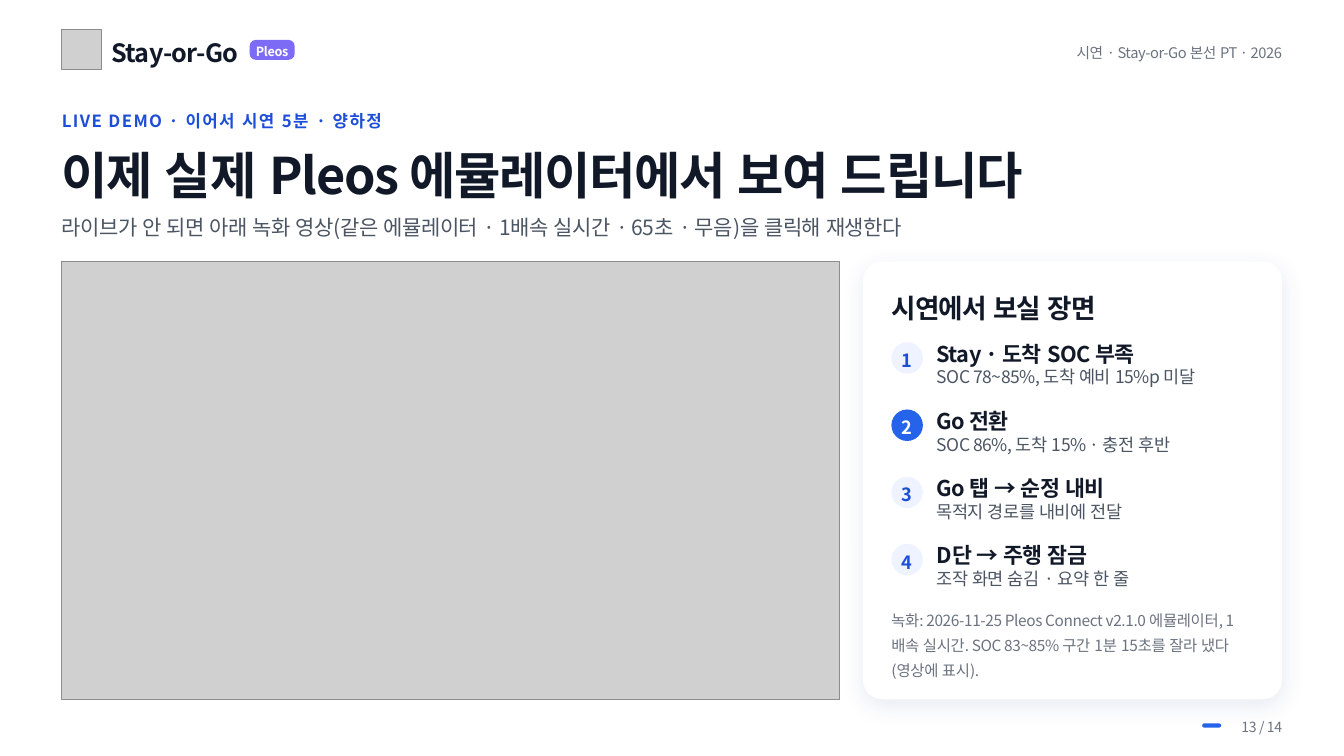
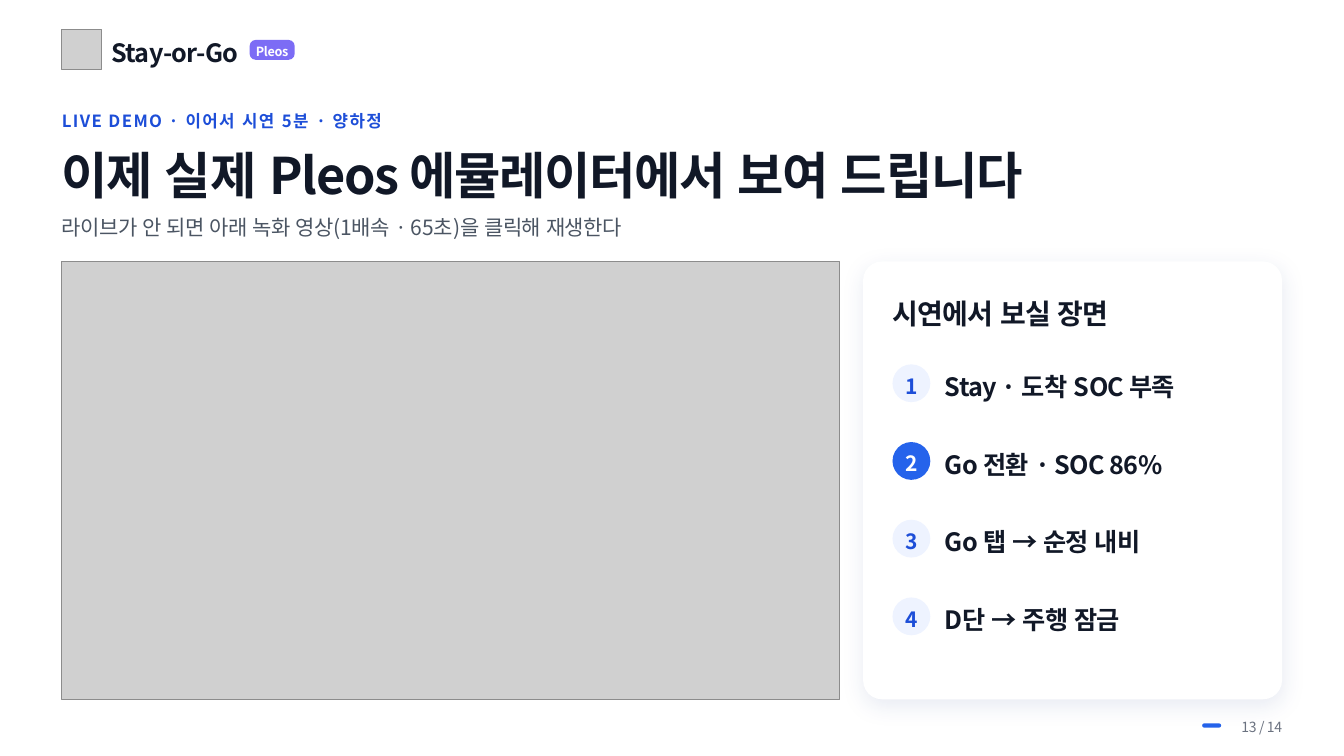
Before and after one commit to NL-Hackerton/Hyundai-Car-App-Challenge-2026, a slide deck: slide 13 of pt/대학생_김&양_Stay-or-Go.pptx. Drawn at 1344x756 pixels with LibreOffice and Linux fonts; fonts in the diff are those of the drawing; grey boxes stand for pictures; background and template pictures are left out. Boxes give left, top, right and bottom in pixels: in the first picture for what was removed or moved away, otherwise in the second. Text is boxed around its words. In the diff, an @@ line names an element or a change of style, - is before the commit and + after.

```diff
--- a/pt/대학생_김&양_Stay-or-Go.pptx
+++ b/pt/대학생_김&양_Stay-or-Go.pptx
@@ text removed at [1077, 46, 1282, 62] @@
-시연 · Stay-or-Go 본선 PT · 2026
@@ text at [62, 217, 622, 239]: text changed @@
-라이브가 안 되면 아래 녹화 영상(같은 에뮬레이터 · 1배속 실시간 · 65초 · 무음)을 클릭해 재생한다
+라이브가 안 되면 아래 녹화 영상(1배속 · 65초)을 클릭해 재생한다
@@ text "시연에서 보실 장면" at [892, 300, 1108, 327]: size 19 to 20 pt @@
@@ text "Stay · 도착 SOC 부족": place and size @@
-text "Stay · 도착 SOC 부족" at [937, 343, 1134, 367]
+text "Stay · 도착 SOC 부족" at [945, 374, 1175, 402]
@@ text "1": place and size @@
-text "1" at [902, 353, 913, 367]
+text "1" at [905, 378, 917, 394]
@@ rounded rectangle: place and size @@
-rounded rectangle at [891, 343, 923, 374]
+rounded rectangle at [892, 364, 931, 402]
@@ text removed at [937, 366, 1196, 387] @@
-SOC 78~85%, 도착 예비 15%p 미달
@@ text "2": place and size @@
-text "2" at [902, 420, 913, 434]
+text "2" at [905, 455, 917, 471]
@@ rounded rectangle: place and size @@
-rounded rectangle at [891, 409, 923, 441]
+rounded rectangle at [892, 443, 931, 481]
@@ text removed at [937, 436, 1171, 454] @@
-SOC 86%, 도착 15% · 충전 후반
@@ text at [945, 452, 1163, 476]: text changed; size 15.5 to 18 pt @@
-Go 전환
+Go 전환 · SOC 86%
@@ text removed at [937, 503, 1123, 520] @@
-목적지 경로를 내비에 전달
@@ text "3": place and size @@
-text "3" at [902, 487, 913, 502]
+text "3" at [905, 533, 917, 550]
@@ rounded rectangle: place and size @@
-rounded rectangle at [891, 544, 923, 576]
+rounded rectangle at [892, 520, 931, 559]
@@ text "Go 탭 → 순정 내비": place and size @@
-text "Go 탭 → 순정 내비" at [937, 477, 1104, 498]
+text "Go 탭 → 순정 내비" at [945, 530, 1141, 554]
@@ size 13 to 15 pt, letter spacing -0.3 to -0.4 pt in 4 elements at [905, 378, 917, 394], [905, 455, 917, 471], [905, 533, 917, 550], [905, 611, 917, 627] @@
@@ text "4": place and size @@
-text "4" at [902, 555, 913, 569]
+text "4" at [905, 611, 917, 627]
@@ rounded rectangle: place and size @@
-rounded rectangle at [891, 477, 923, 508]
+rounded rectangle at [892, 598, 931, 636]
@@ text removed at [937, 570, 1129, 587] @@
-조작 화면 숨김 · 요약 한 줄
@@ size 15.5 to 18 pt, letter spacing -0.4 to -0.5 pt in 3 elements at [945, 374, 1175, 402], [945, 530, 1141, 554], [945, 608, 1120, 632] @@
@@ text "D단 → 주행 잠금": place and size @@
-text "D단 → 주행 잠금" at [937, 545, 1087, 565]
+text "D단 → 주행 잠금" at [945, 608, 1120, 632]
@@ text removed at [891, 613, 1229, 679] @@
-녹화: 2026-11-25 Pleos Connect v2.1.0 에뮬레이터, 1배속 실시간. SOC 83~85% 구간 1분 15초를 잘라 냈다(영상에 표시).
```
Also in this commit, not shown: 13 other slides changed, 17 other files.
